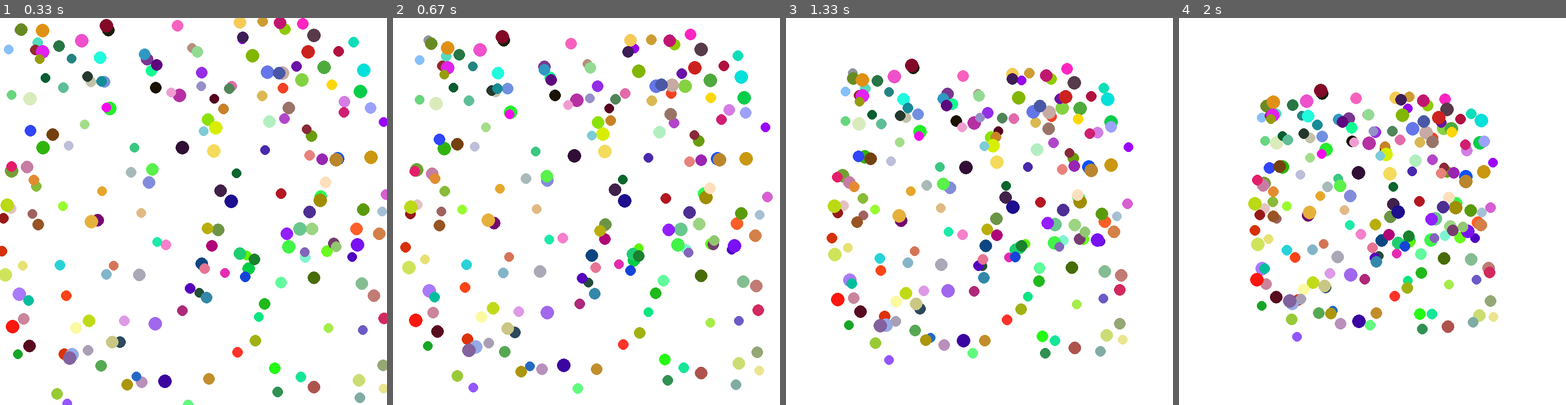
Above: before the commit, frames 1-4 (left to right).
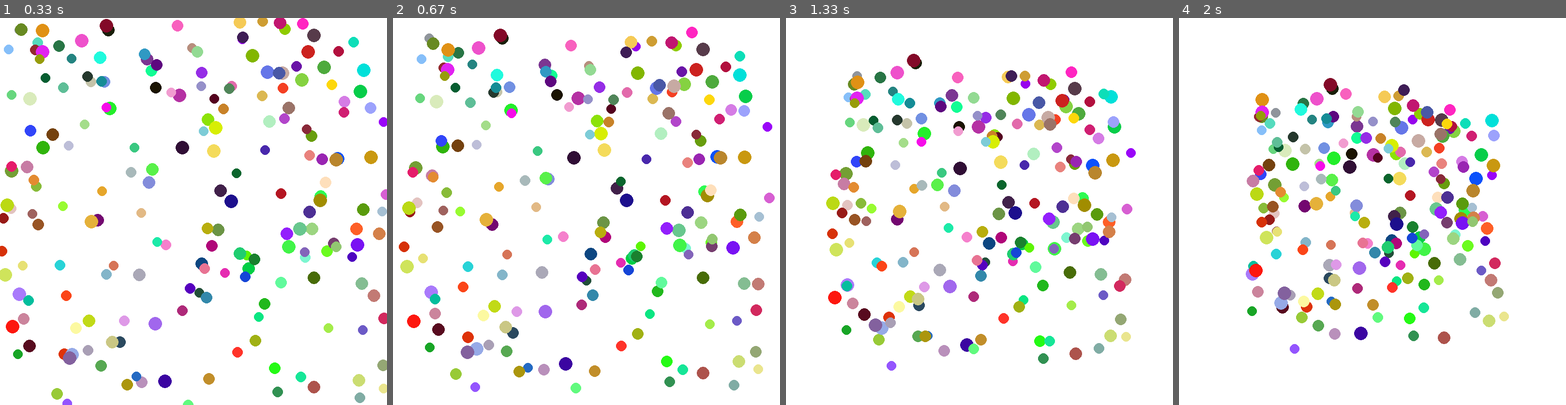
Above: after the commit, the same moments.

Repository: Sonicsmrit/JourneyThroughEnlightment
Game: pygame game, started from shapesmake/makeshapes.py
The game is run twice, just before and just after one commit, with the same random seed, the same clock (stepped at 60 frames per second) and the same inputs.
Inputs:
- Up to frame 1 (0.33 s): no input
- Up to frame 2 (0.67 s): tap 2 at 0.33 s
- Up to frame 3 (1.33 s): tap 1 at 0.67 s; tap 3 at 1 s
- Up to frame 4 (2 s): tap 1 at 1.33 s

Frame 1 is identical in both runs. In frame 2, 5.8% of the frame differs, in the area x 1-99%, y 2-98%; in frame 3, 12%; in frame 4, 20%, in the area x 17-86%, y 15-87%.

Commit message:
miku under miku

Diff:
--- a/Test/testpygames.py
+++ b/Test/testpygames.py
@@ -1,71 +1,129 @@
+# # # import pygame
+
+# # # # pygame setup
+# # # pygame.init()
+# # # screen = pygame.display.set_mode((1280, 720))
+# # # clock = pygame.time.Clock()
+# # # running = True
+
+# # # while running:
+# # #     # poll for events
+# # #     # pygame.QUIT event means the user clicked X to close your window
+# # #     for event in pygame.event.get():
+# # #         if event.type == pygame.QUIT:
+# # #             running = False
+
+# # #     # fill the screen with a color to wipe away anything from last frame
+# # #     screen.fill("purple")
+
+# # #     # RENDER YOUR GAME HERE
+
+# # #     # flip() the display to put your work on screen
+# # #     pygame.display.flip()
+
+# # #     clock.tick(60)  # limits FPS to 60
+
+# # # pygame.quit()
+
+# # # Example file showing a circle moving on screen
+# # import pygame
+
+# # # pygame setup
+# # pygame.init()
+# # screen = pygame.display.set_mode((1280, 720))
+# # clock = pygame.time.Clock()
+# # running = True
+# # dt = 0
+
+# # player_pos = pygame.Vector2(screen.get_width() / 2, screen.get_height() / 2)
+
+# # while running:
+# #     # poll for events
+# #     # pygame.QUIT event means the user clicked X to close your window
+# #     for event in pygame.event.get():
+# #         if event.type == pygame.QUIT:
+# #             running = False
+
+# #     # fill the screen with a color to wipe away anything from last frame
+# #     screen.fill("purple")
+
+# #     pygame.draw.circle(screen, "red", player_pos, 40)
+
+# #     keys = pygame.key.get_pressed()
+# #     # if keys[pygame.K_UP]:
+# #     #     player_pos.y -= 300 * dt
+# #     # if keys[pygame.K_DOWN]:
+# #     #     player_pos.y += 300 * dt
+# #     # if keys[pygame.K_LEFT]:
+# #     #     player_pos.x -= 300 * dt
+# #     # if keys[pygame.K_RIGHT]:
+# #     #     player_pos.x += 300 * dt
+
+
+# #     # flip() the display to put your work on screen
+# #     pygame.display.flip()
+
+# #     # limits FPS to 60
+# #     # dt is delta time in seconds since last frame, used for framerate-
+# #     # independent physics.
+# #     dt = clock.tick(60) / 1000
+
+# # pygame.quit()
+
+# from PIL import Image as img
 # import pygame
 
-# # pygame setup
+# with img.open("Test/Furina.jpg") as furina:
+
+#     width, height = furina.size
+
+
+#     pixel = []
+#     get_position = []
+#     step = 5
+#     for x in range(0,width, step):
+#         for y in range(0,height, step):
+#             mango = furina.getpixel((x,y))
+#             pixel.append(mango)
+#             get_pos = (x,y)
+#             get_position.append(get_pos)
+
+
 # pygame.init()
-# screen = pygame.display.set_mode((1280, 720))
-# clock = pygame.time.Clock()
+
+# screen = pygame.display.set_mode((width, height))
 # running = True
+# print(width,height)
+
+# class pixl():
+#     def __init__(self,x,y,color):
+#         self.x = x
+#         self.y = y
+#         self.color = color
+#         self.size = 2
+
+#     def draw(self, screen):
+#         pygame.draw.circle(screen,self.color, (self.x,self.y), self.size)
+
+
+# balls = []
+
+# total = len(pixel)
+# for ball in range(total):
+#     balls.append(pixl(get_position[ball][0], get_position[ball][1], pixel[ball]))
+
+
+
 
 # while running:
-#     # poll for events
-#     # pygame.QUIT event means the user clicked X to close your window
-#     for event in pygame.event.get():
-#         if event.type == pygame.QUIT:
+#     for events in pygame.event.get():
+#         if events.type == pygame.QUIT:
 #             running = False
 
-#     # fill the screen with a color to wipe away anything from last frame
-#     screen.fill("purple")
+#     screen.fill("white")
+#     for balla in balls:
+#         balla.draw(screen)
 
-#     # RENDER YOUR GAME HERE
-
-#     # flip() the display to put your work on screen
 #     pygame.display.flip()
 
-#     clock.tick(60)  # limits FPS to 60
-
 # pygame.quit()
-
-# Example file showing a circle moving on screen
-import pygame
-
-# pygame setup
-pygame.init()
-screen = pygame.display.set_mode((1280, 720))
-clock = pygame.time.Clock()
-running = True
-dt = 0
-
-player_pos = pygame.Vector2(screen.get_width() / 2, screen.get_height() / 2)
-
-while running:
-    # poll for events
-    # pygame.QUIT event means the user clicked X to close your window
-    for event in pygame.event.get():
-        if event.type == pygame.QUIT:
-            running = False
-
-    # fill the screen with a color to wipe away anything from last frame
-    screen.fill("purple")
-
-    pygame.draw.circle(screen, "red", player_pos, 40)
-
-    keys = pygame.key.get_pressed()
-    # if keys[pygame.K_UP]:
-    #     player_pos.y -= 300 * dt
-    # if keys[pygame.K_DOWN]:
-    #     player_pos.y += 300 * dt
-    # if keys[pygame.K_LEFT]:
-    #     player_pos.x -= 300 * dt
-    # if keys[pygame.K_RIGHT]:
-    #     player_pos.x += 300 * dt
-
-
-    # flip() the display to put your work on screen
-    pygame.display.flip()
-
-    # limits FPS to 60
-    # dt is delta time in seconds since last frame, used for framerate-
-    # independent physics.
-    dt = clock.tick(60) / 1000
-
-pygame.quit()
--- /dev/null
+++ b/hidden_underit/hidden.py
@@ -0,0 +1,74 @@
+import pygame
+from PIL import Image as img
+import math
+
+with img.open("hidden_underit/smugmiku.jpg") as miku:
+    width, height = miku.size
+    get_pixl = []
+    get_coords = []
+
+    step = 4
+    for x in range(0,width,step):
+        for y in range(0,height,step):
+            mango = miku.getpixel((x,y))
+            get_pixl.append(mango)
+            get_coords.append((x,y))
+
+
+pygame.init()
+screen = pygame.display.set_mode((width,height))
+running = True
+background = pygame.image.load("hidden_underit/miku.jpg").convert()
+clock = pygame.time.Clock()
+
+class pic:
+    def __init__(self,x,y,color):
+        self.x = x
+        self.y = y
+        self.vx = x
+        self.vy = y
+        self.color = color
+        self.size = 10
+        self.speed = 50
+
+    def draw(self, screen):
+        pygame.draw.rect(screen, self.color, (int(self.x), int(self.y), self.size, self.size))
+
+
+    def mouse_math(self):
+        mx, my = pygame.mouse.get_pos()
+
+        dx = self.x - mx
+        dy = self.y - my
+        dist = math.hypot(dx, dy)
+
+        radius = 100
+        strength = 10
+
+        if dist < radius and dist != 0:
+            dx /= dist
+            dy /= dist
+
+            self.x += dx * strength
+            self.y += dy * strength
+
+
+balls=[]
+total = len(get_pixl)
+for x in range(total):
+    balls.append(pic(get_coords[x][0],get_coords[x][1],get_pixl[x]))
+
+
+while running:
+    for events in pygame.event.get():
+        if events.type == pygame.QUIT:
+            running = False
+
+    screen.blit(background, (0,0))
+
+    for ball in balls:
+        ball.draw(screen)
+        ball.mouse_math()
+
+    pygame.display.flip()
+    clock.tick(60)
--- a/shapesmake/makeshapes.py
+++ b/shapesmake/makeshapes.py
@@ -6,7 +6,7 @@
 width, height = (800,800)
 screen = pygame.display.set_mode((width,height))
 running = True
-radius = 50
+radius = 150
 
 class shapes:
     def __init__(self, index, total):
@@ -31,12 +31,13 @@
             #x = centerX + radius * cos(angle)
             #y = centerY + radius * sin(angle)
 
+
             angle = 2 * math.pi * (self.index/self.total)
             self.tobeX = self.centerX + radius * math.cos(angle)
             self.tobeY = self.centerY + radius * math.sin(angle)
 
         if key[pygame.K_2]:
-            square = 200
+            square = 300
             half_sqr = square//2
             per_side = self.total // 4
             pos = self.index%per_side
@@ -64,7 +65,7 @@
             progress = pos / per_side
 
             # Calculate 3 corner points
-            tri_height = 150
+            tri_height = 300
             top_corner = (self.centerX, self.centerY - tri_height//2)
             bottom_left = (self.centerX - tri_height//2, self.centerY + tri_height//2)
             bottom_right = (self.centerX + tri_height//2, self.centerY + tri_height//2)
Binary file added: hidden_underit/miku.jpg
Binary file added: hidden_underit/smugmiku.jpg
